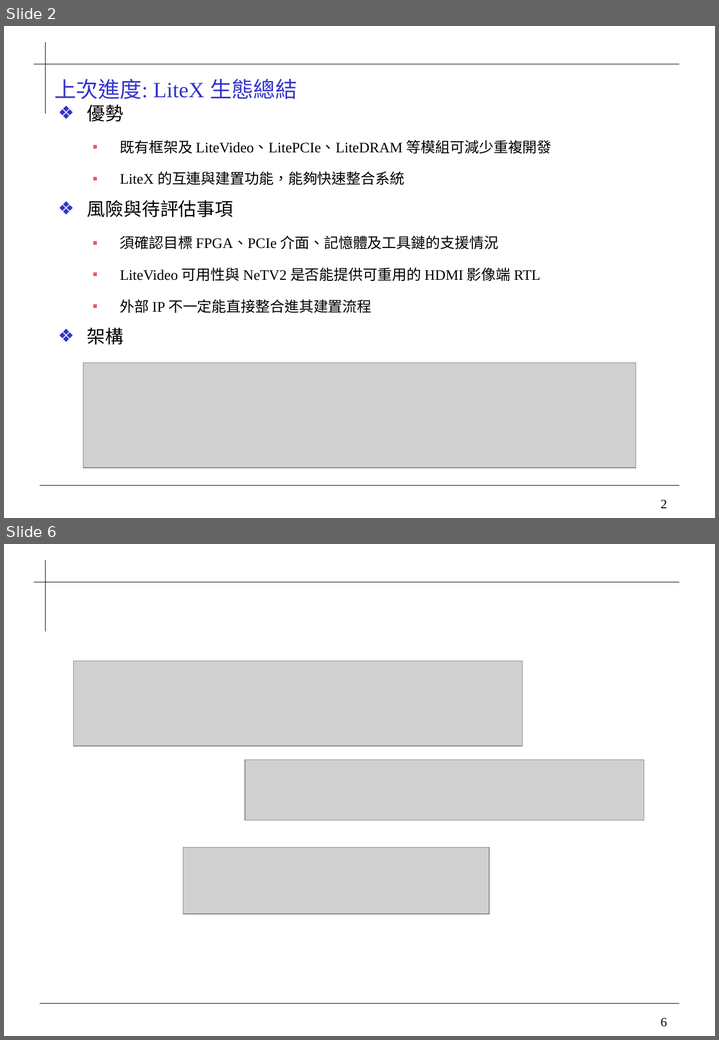
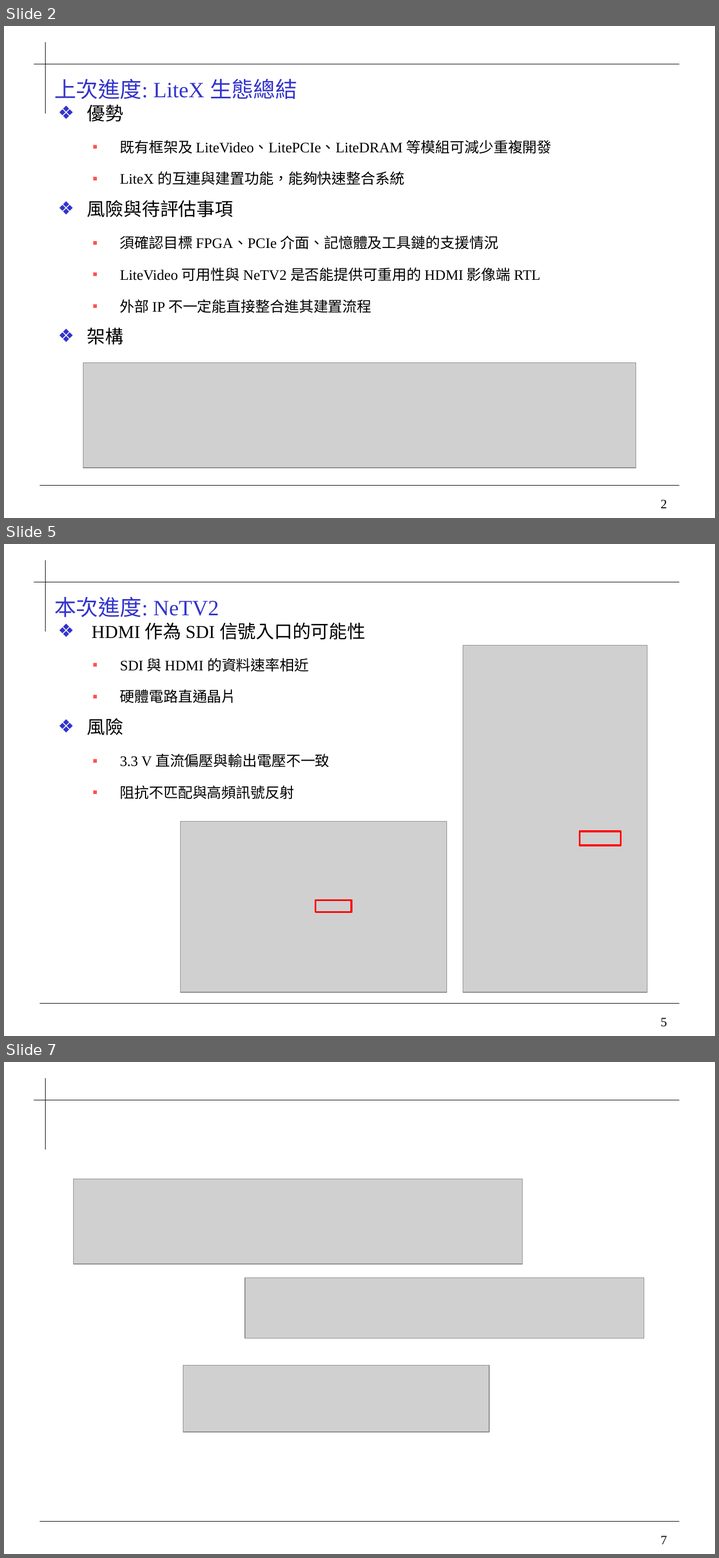
Before and after one commit to 0ilasis0/home, a slide deck: Onyx_進度報告_1020.pptx. Shown one above the other, each under a label of ours: slides 2 and 6 before the commit, slides 2, 5 and 7 after it; the slides between them are not shown. The pictures are 719x1040 and 719x1558 pixels, drawn with LibreOffice and Linux fonts; fonts in the diff are those of the drawing; grey boxes stand for pictures; background and template pictures are left out. Boxes give left, top, right and bottom in pixels: in the first picture for what was removed or moved away, otherwise in the second. Text is boxed around its words. In the diff, an @@ line names an element or a change of style, - is before the commit and + after.

```diff
--- a/Onyx_進度報告_1020.pptx
+++ b/Onyx_進度報告_1020.pptx
@@ slide 5 added at [4,544,715,1036], background #FFFFFF; not listed: 4 template elements that a slide beside it also shows @@
@@ title added at [54,597,218,617], 24 pt, text #3333CC @@
+本次進度: NeTV2
@@ text added at [87,622,365,799], 16 pt, text #000000 @@
+❖ HDMI 作為 SDI 信號入口的可能性
+  ▪ SDI 與 HDMI 的資料速率相近
+  ▪ 硬體電路直通晶片
+❖ 風險
+  ▪ 3.3 V 直流偏壓與輸出電壓不一致
+  ▪ 阻抗不匹配與高頻訊號反射
@@ picture added at [462,645,647,992] @@
@@ picture added at [181,822,447,993] @@
@@ rectangle added at [580,831,620,846], outline #FF0000 2 pt @@
@@ rectangle added at [316,900,352,912], outline #FF0000 2 pt @@
@@ what was slide 6 is now slide 7 @@
@@ page number at [660,1536,667,1544]: text changed @@
-6
+7
```
Also in this commit, not shown: 1 slide changed, 2 other slides added, 2 slides removed, 1 other file.
